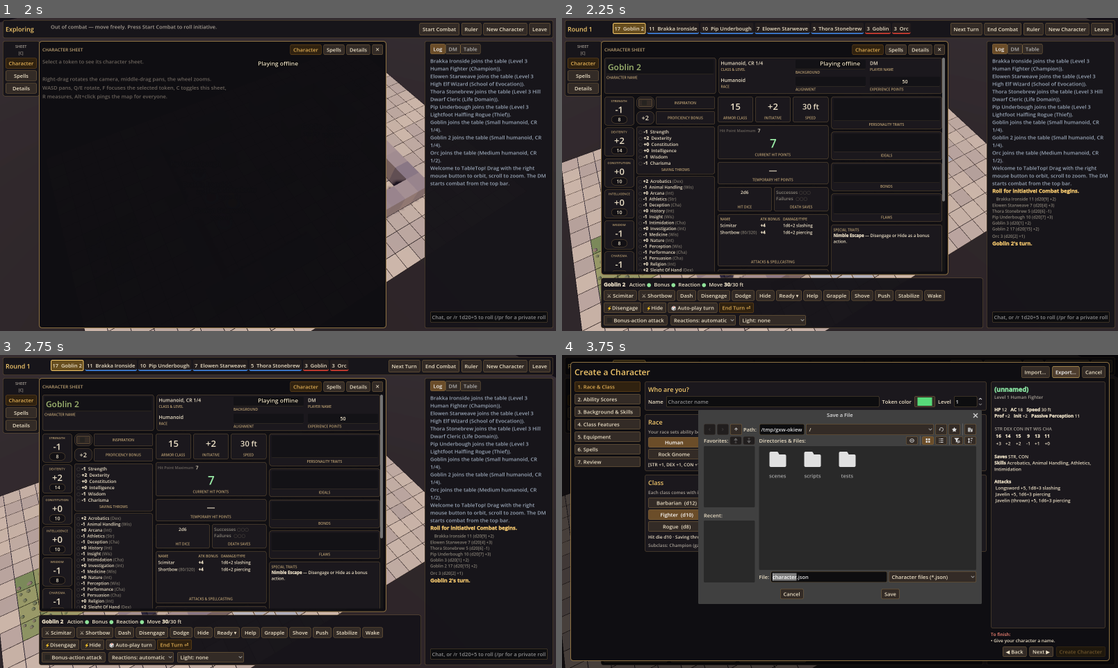
Above: before the commit, frames 1-4 (two rows, left to right).
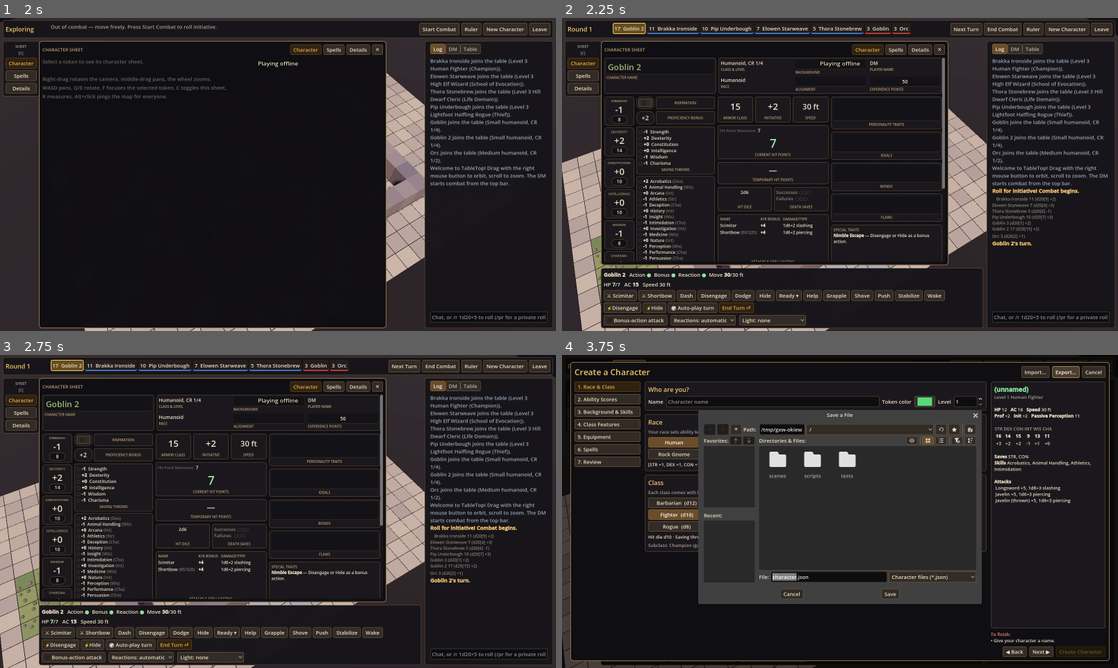
Above: after the commit, the same moments.

Repository: NathanGramm/TableTop
Game: Godot game, scene res://scenes/main.tscn
Same seed, same stepped clock (60 frames per second), same inputs: the game is played once before the commit and once after it.
Inputs (mouse positions are in pixels of both pictures, inside the frame that each line leads up to):
- Up to frame 1 (2 s): click (294, 133) at 0.52 s; type "12" at 0.6 s; click "Play Offline (solo / testing)" at 1.25 s
- Up to frame 2 (2.25 s): click "Start Combat" at 2 s
- Up to frame 3 (2.75 s): no input
- Up to frame 4 (3.75 s): click "New Character" at 2.75 s; click "New Character" at 3.5 s

Frame 1 is identical in both runs. In frame 2, 2.1% of the frame differs, in the area x 7-76%, y 54-87%; in frame 3, 2.0%; in frame 4, less than 0.1%.

Commit message:
Player vitals, a 3D ruler and range/area outlines
- The action bar shows HP (temp HP), AC, speed, death saves, spell
  slots per level, conditions, concentration and effects.
- The ruler measures from the selected creature (or a clicked square);
  PgUp/PgDn raise the far end, counting height as another grid axis.
- Attacks and spells outline their reach/range (long range fainter),
  area spells outline their template, and a line with the distance
  points at the hovered target, red when out of range.

Co-Authored-By: Claude Opus 5.5 (1M context) <noreply@anthropic.com>
Claude-Session: https://claude.ai/code/session_01WKUoqv8wbKBBiAeYsdDYan

Diff:
--- a/scripts/rules/grid.gd
+++ b/scripts/rules/grid.gd
@@ -59,6 +59,11 @@
 	if rule == "5":
 		return (diag + straight) * FT
 	return (diag + diag / 2 + straight) * FT
+
+
+## Distance with height: the flat distance counts as one leg, the height `dz` (squares) as the other.
+static func grid_distance_3d(dx: int, dy: int, dz: int, rule: String) -> int:
+	return grid_distance(grid_distance(dx, dy, rule) / FT, dz, rule)
 
 
 static func _gap(a_pos: Vector2i, a_n: int, b_pos: Vector2i, b_n: int) -> Vector2i:
--- a/scripts/ui/board.gd
+++ b/scripts/ui/board.gd
@@ -28,6 +28,9 @@
 var _layers: Dictionary = {}
 var _hover_marker: MeshInstance3D
 var _cost_label: Label3D
+var _guides: MeshInstance3D  # range/area outlines and measuring lines, redrawn by the HUD
+var _guide_verts := PackedVector3Array()
+var _guide_cols := PackedColorArray()
 var _left_down := false
 var _right_press := Vector2.ZERO
 var _state: Dictionary = {}
@@ -90,6 +93,16 @@
 	_cost_label.modulate = Color(1, 0.9, 0.5)
 	_cost_label.visible = false
 	add_child(_cost_label)
+	_guides = MeshInstance3D.new()
+	_guides.mesh = ImmediateMesh.new()
+	var gmat := StandardMaterial3D.new()
+	gmat.shading_mode = BaseMaterial3D.SHADING_MODE_UNSHADED
+	gmat.transparency = BaseMaterial3D.TRANSPARENCY_ALPHA
+	gmat.vertex_color_use_as_albedo = true
+	gmat.cull_mode = BaseMaterial3D.CULL_DISABLED
+	_guides.material_override = gmat
+	_guides.cast_shadow = GeometryInstance3D.SHADOW_CASTING_SETTING_OFF
+	add_child(_guides)
 
 
 func _make_layer(y: float) -> MultiMeshInstance3D:
@@ -135,9 +148,62 @@
 
 
 func show_cost(cell: Vector2i, text: String) -> void:
+	show_label(Vector3(cell.x + 0.5, 0.6, cell.y + 0.5), text)
+
+
+func show_label(pos: Vector3, text: String) -> void:
 	_cost_label.visible = text != ""
 	_cost_label.text = text
-	_cost_label.position = Vector3(cell.x + 0.5, 0.6, cell.y + 0.5)
+	_cost_label.position = pos
+
+
+func clear_guides() -> void:
+	_guide_verts.clear()
+	_guide_cols.clear()
+	_flush_guides()
+
+
+## A flat band from `a` to `b`, `w` wide; vertical bands turn to face along x.
+func guide_line(a: Vector3, b: Vector3, color: Color, w: float = 0.06) -> void:
+	_band(a, b, color, w)
+	_flush_guides()
+
+
+## Outlines the border of a set of squares on the floor.
+func outline_cells(cells: Array, color: Color) -> void:
+	var inside := {}
+	for c in cells:
+		inside[c] = true
+	var y := 0.035
+	for c: Vector2i in cells:
+		if not inside.has(c + Vector2i(0, -1)): _band(Vector3(c.x, y, c.y), Vector3(c.x + 1, y, c.y), color)
+		if not inside.has(c + Vector2i(0, 1)): _band(Vector3(c.x, y, c.y + 1), Vector3(c.x + 1, y, c.y + 1), color)
+		if not inside.has(c + Vector2i(-1, 0)): _band(Vector3(c.x, y, c.y), Vector3(c.x, y, c.y + 1), color)
+		if not inside.has(c + Vector2i(1, 0)): _band(Vector3(c.x + 1, y, c.y), Vector3(c.x + 1, y, c.y + 1), color)
+	_flush_guides()
+
+
+func _band(a: Vector3, b: Vector3, color: Color, w: float = 0.05) -> void:
+	var dir := (b - a).normalized()
+	var side := dir.cross(Vector3.UP)
+	side = (Vector3.RIGHT if side.length() < 0.01 else side.normalized()) * w / 2
+	a -= dir * w / 2
+	b += dir * w / 2
+	for v in [a - side, a + side, b + side, a - side, b + side, b - side]:
+		_guide_verts.append(v)
+		_guide_cols.append(color)
+
+
+func _flush_guides() -> void:
+	var im: ImmediateMesh = _guides.mesh
+	im.clear_surfaces()
+	if _guide_verts.is_empty():
+		return
+	im.surface_begin(Mesh.PRIMITIVE_TRIANGLES)
+	for i in _guide_verts.size():
+		im.surface_set_color(_guide_cols[i])
+		im.surface_add_vertex(_guide_verts[i])
+	im.surface_end()
 
 
 # ---------------- Map ----------------
--- a/scripts/ui/hud.gd
+++ b/scripts/ui/hud.gd
@@ -8,6 +8,7 @@
 const RAIL_W := 96
 const PREFS := "user://prefs.cfg"
 const SPELL_LEVEL_NAMES := ["Cantrips", "1st", "2nd", "3rd", "4th", "5th", "6th", "7th", "8th", "9th"]
+const SPELL_RANGE_COLOR := Color(0.65, 0.55, 1.0, 0.75)
 const LOG_COLORS := {"turn": "f2c66d", "attack": "f0e6d2", "damage": "ff8a7a", "heal": "8fe39a", "roll": "c9b8ff",
 	"chat": "ffffff", "death": "ff5a5a", "spell": "b0a0ff", "system": "9aa7b8", "info": "d8cfc0"}
 
@@ -625,6 +626,12 @@
 		head += "[color=#a69f94]Exploring: move freely, cast utility spells, rest.[/color]"
 	econ.append_text(head)
 	_action_box.add_child(econ)
+	var vitals := RichTextLabel.new()
+	vitals.bbcode_enabled = true
+	vitals.fit_content = true
+	vitals.scroll_active = false
+	vitals.append_text(_vitals_text(c))
+	_action_box.add_child(vitals)
 	if c.dead:
 		return
 
@@ -808,6 +815,38 @@
 	row_opts.add_child(lo)
 
 
+## The numbers a player checks every turn: HP, AC, speed, death saves, slots, conditions and effects.
+func _vitals_text(c: Dictionary) -> String:
+	var bits := PackedStringArray()
+	var f: float = 0.0 if c.max_hp <= 0 else float(c.hp) / c.max_hp
+	var hp_col := "8fe39a" if f > 0.5 else ("f2c66d" if f > 0.25 else "ff5a5a")
+	bits.append("HP [color=#%s][b]%d[/b][/color]/%d%s" % [hp_col, c.hp, c.max_hp, (" [color=#8fd3ff]+%d temp[/color]" % c.temp_hp) if c.temp_hp > 0 else ""])
+	bits.append("AC [b]%d[/b]" % eng.ac_of(c))
+	bits.append("Speed %d ft" % eng.speed_of(c))
+	if eng.is_dying(c):
+		var ds: Dictionary = c.death_saves
+		bits.append("Death saves [color=#8fe39a]%s[/color][color=#555]%s[/color] [color=#ff5a5a]%s[/color][color=#555]%s[/color]" % [
+			"✓".repeat(ds.successes), "○".repeat(3 - ds.successes), "✗".repeat(ds.failures), "○".repeat(3 - ds.failures)])
+	var sc: Dictionary = c.spellcasting
+	if not sc.is_empty():
+		for lv in range(1, 10):
+			var total: int = sc.slots[lv] + (sc.pact.max if not sc.pact.is_empty() and sc.pact.level == lv else 0)
+			if total > 0:
+				var left := eng.slots_left(c, lv)
+				bits.append("%s [color=#b0a0ff]%s[/color][color=#555]%s[/color]" % [SPELL_LEVEL_NAMES[lv], "●".repeat(left), "○".repeat(total - left)])
+	for k in eng.conditions_of(c):
+		if k != "incapacitated" or eng.conditions_of(c).size() == 1:
+			bits.append("[color=#ff9a6a]%s[/color]" % k.capitalize())
+	if c.exhaustion > 0:
+		bits.append("[color=#ff9a6a]Exhaustion %d[/color]" % c.exhaustion)
+	if not c.concentration.is_empty():
+		bits.append("[color=#b0a0ff]Concentrating: %s[/color]" % _esc(c.concentration.name))
+	for e in eng.effects_on(c):
+		if e.get("conditions", []).is_empty():
+			bits.append("[color=#c9b8ff]%s[/color]" % _esc(e.name))
+	return "   ".join(bits)
+
+
 func _slots_at_or_above(c: Dictionary, lv: int) -> int:
 	var n := 0
 	for l in range(lv, 10):
@@ -1029,6 +1068,9 @@
 			board.focus_on(selected)
 		elif event.keycode == KEY_R:
 			toggle_ruler()
+		elif mode == "ruler" and event.keycode in [KEY_PAGEUP, KEY_PAGEDOWN]:
+			mode_data["rise"] = mode_data.get("rise", 0) + (Grid.FT if event.keycode == KEY_PAGEUP else -Grid.FT)
+			_update_overlays()
 
 
 # ---------------- Overlays & prompt ----------------
@@ -1038,6 +1080,7 @@
 		return
 	for l in ["reach", "area", "path", "targets"]:
 		board.clear_layer(l)
+	board.clear_guides()
 	board.show_cost(Vector2i.ZERO, "")
 	var c := sel()
 	var prompt := ""
@@ -1053,14 +1096,24 @@
 				LIGHT_BRUSH + 1 + Grid.DIM: Color(0.5, 0.45, 0.3, 0.5), LIGHT_BRUSH + 1 + Grid.BRIGHT: Color(1.0, 0.9, 0.5, 0.5)}[painting[p]])
 			board.set_layer_colors("paint", cells, colors)
 		"ruler":
+			# Measures from the clicked square, or from the selected creature until one is clicked.
 			var start = mode_data.get("start")
+			var rise: int = mode_data.get("rise", 0)
 			prompt = "Ruler: click a starting square. R or right-click to stop."
-			if start != null and Grid.in_bounds(state.map, _hover_cell.x, _hover_cell.y):
-				var d := _hover_cell - (start as Vector2i)
-				var ft := Grid.grid_distance(d.x, d.y, state.settings.diagonal)
-				prompt = "Ruler: %d ft (%d squares). Click to start again; R or right-click to stop." % [ft, ft / Grid.FT]
-				board.set_layer("path", [start, _hover_cell], Color(1.0, 0.85, 0.3, 0.5))
-				board.show_cost(_hover_cell, "%d ft" % ft)
+			if (start != null or not c.is_empty()) and Grid.in_bounds(state.map, _hover_cell.x, _hover_cell.y):
+				var g: Vector2i = Grid._gap(c.pos, Grid.size_cells(c.csize), _hover_cell, 1) if start == null else (_hover_cell - (start as Vector2i)).abs()
+				var ft := Grid.grid_distance_3d(g.x, g.y, rise / Grid.FT, state.settings.diagonal)
+				var a: Vector2 = Grid.center(c) if start == null else Vector2(start) + Vector2(0.5, 0.5)
+				var top := Vector3(_hover_cell.x + 0.5, rise / float(Grid.FT), _hover_cell.y + 0.5)
+				var gold := Color(1.0, 0.85, 0.3, 0.9)
+				board.guide_line(Vector3(a.x, 0.06, a.y), top + Vector3(0, 0.06, 0), gold, 0.1)
+				if rise != 0:
+					board.guide_line(Vector3(top.x, 0.06, top.z), top, Color(gold, 0.6), 0.05)
+				board.set_layer("path", ([] if start == null else [start]) + [_hover_cell], Color(1.0, 0.85, 0.3, 0.5))
+				var h: String = "" if rise == 0 else " (%s%d ft)" % ["up " if rise > 0 else "down ", absi(rise)]
+				board.show_label(top + Vector3(0, 0.6, 0), "%d ft%s" % [ft, h])
+				prompt = "Ruler: %d ft (%d squares)%s from %s. Click to set the start; PgUp/PgDn changes height; R or right-click to stop." % [
+					ft, ft / Grid.FT, h, "there" if start != null else c.name]
 		"spawn":
 			prompt = "Click the map to place %s. Right-click to stop." % _spawn_target().label
 		"teleport":
@@ -1074,10 +1127,14 @@
 				if o.id != c.id and not o.dead and eng.validate_attack(c, o, p) == "":
 					valid.append_array(Grid.footprint(o))
 			board.set_layer("targets", valid, Color(1, 0.3, 0.25, 0.35))
+			board.outline_cells(_cells_within(c, p.normal if p.range == "ranged" else p.reach), Color(1, 0.45, 0.3, 0.85))
+			if p.range == "ranged" and p.long > p.normal:
+				board.outline_cells(_cells_within(c, p.long), Color(1, 0.45, 0.3, 0.35))
 			var hid := _token_at(_hover_cell, _hover_token)
 			if hid != "" and hid != c.id:
 				var t := eng.get_c(hid)
 				var err := eng.validate_attack(c, t, p)
+				_aim(c, Grid.center(t), eng.dist(c, t), err == "")
 				if err != "":
 					prompt = err
 				else:
@@ -1100,16 +1157,18 @@
 						if (not o.dead or tgt.get("allow_dead", false)) and (o.id == c.id or eng.dist(c, o) <= maxi(5, sp.range)):
 							in_range.append_array(Grid.footprint(o))
 					board.set_layer("targets", in_range, Color(0.6, 0.5, 1.0, 0.3))
+					board.outline_cells(_cells_within(c, maxi(5, sp.range)), SPELL_RANGE_COLOR)
+					var hid := _token_at(_hover_cell, _hover_token)
+					if hid != "" and hid != c.id:
+						var t := eng.get_c(hid)
+						_aim(c, Grid.center(t), eng.dist(c, t), eng.dist(c, t) <= maxi(5, sp.range))
 					if not picked.is_empty():
 						buttons.append(["Cast now", func(): _cast_now()])
 				"point":
 					prompt = "%s: choose a destination within %d ft." % [sp.name, sp.range]
-					var r := []
-					for y in range(c.pos.y - sp.range / 5, c.pos.y + sp.range / 5 + 1):
-						for x in range(c.pos.x - sp.range / 5, c.pos.x + sp.range / 5 + 1):
-							if Grid.in_bounds(state.map, x, y) and Grid.cell_at(state.map, x, y) != Grid.WALL and Grid.distance_to_cell(state, c, Vector2i(x, y)) <= sp.range:
-								r.append(Vector2i(x, y))
+					var r := _cells_within(c, sp.range).filter(func(p): return Grid.cell_at(state.map, p.x, p.y) != Grid.WALL)
 					board.set_layer("reach", r, Color(0.5, 0.4, 1.0, 0.25))
+					board.outline_cells(r, SPELL_RANGE_COLOR)
 				"area":
 					prompt = "%s: aim with the mouse and click." % sp.name if tgt.origin == "self" else "%s: choose the center (range %d ft)." % [sp.name, sp.range]
 					if Grid.in_bounds(state.map, _hover_cell.x, _hover_cell.y):
@@ -1118,6 +1177,10 @@
 						var col: Color = board.DAMAGE_COLORS.get(dtype, Color(0.7, 0.6, 1.0))
 						var out_of_range: bool = tgt.origin == "point" and Grid.distance_to_cell(state, c, _hover_cell) > sp.range
 						board.set_layer("area", cells, Color(col, 0.2) if out_of_range else Color(col, 0.5))
+						board.outline_cells(cells, Color(col, 0.4) if out_of_range else Color(col, 0.95))
+						if tgt.origin == "point":
+							board.outline_cells(_cells_within(c, sp.range), SPELL_RANGE_COLOR)
+							_aim(c, Vector2(_hover_cell) + Vector2(0.5, 0.5), Grid.distance_to_cell(state, c, _hover_cell), not out_of_range)
 						var hit := Grid.creatures_in_cells(state, cells).map(func(o): return o.name)
 						if not hit.is_empty():
 							prompt += "  Hits: " + ", ".join(hit)
@@ -1165,6 +1228,25 @@
 	_prompt_panel.reset_size()
 	_prompt_panel.offset_left = -_prompt_panel.size.x / 2
 	_prompt_panel.offset_right = _prompt_panel.size.x / 2
+
+
+## Squares within `ft` of creature `c` by the table's diagonal rule, clipped to the map.
+func _cells_within(c: Dictionary, ft: int) -> Array:
+	var out := []
+	var n := ft / Grid.FT
+	var size := Grid.size_cells(c.csize)
+	for y in range(maxi(0, c.pos.y - n), mini(state.map.height, c.pos.y + size + n)):
+		for x in range(maxi(0, c.pos.x - n), mini(state.map.width, c.pos.x + size + n)):
+			if Grid.distance_to_cell(state, c, Vector2i(x, y)) <= ft:
+				out.append(Vector2i(x, y))
+	return out
+
+
+## A line from `c` to the aimed point with the distance over it; red when it's out of reach.
+func _aim(c: Dictionary, to: Vector2, ft: int, ok: bool) -> void:
+	var a := Grid.center(c)
+	board.guide_line(Vector3(a.x, 0.06, a.y), Vector3(to.x, 0.06, to.y), Color(1, 0.95, 0.8, 0.85) if ok else Color(1, 0.3, 0.25, 0.85))
+	board.show_label(Vector3(to.x, 0.9, to.y), "%d ft" % ft)
 
 
 # ---------------- Log & chat ----------------
--- a/scripts/ui/selftest.gd
+++ b/scripts/ui/selftest.gd
@@ -408,6 +408,13 @@
 	h._on_cell_pressed(Vector2i(1, 1), "")
 	h._on_hover(Vector2i(4, 5), "")
 	check("Ruler: 20 ft" in h._prompt.text, "ruler measures 5-ft diagonals: " + h._prompt.text)
+	for i in 6:
+		var up := InputEventKey.new()
+		up.keycode = KEY_PAGEUP
+		up.pressed = true
+		h._unhandled_key_input(up)
+	check("Ruler: 30 ft" in h._prompt.text and "up 30 ft" in h._prompt.text, "ruler measures height too: " + h._prompt.text)
+	await shot("24_ruler_height")
 	h.toggle_ruler()
 	check(h.mode == "", "ruler off")
 	Net.send({"type": "ping", "pos": Vector2i(5, 5)})
--- a/tests/test_dice_grid.gd
+++ b/tests/test_dice_grid.gd
@@ -28,6 +28,9 @@
 	eq(Grid.grid_distance(3, 3, "5"), 15, "PHB: diagonals cost 5 ft")
 	eq(Grid.grid_distance(3, 3, "5-10-5"), 20, "DMG: diagonals alternate 5/10")
 	eq(Grid.grid_distance(4, 1, "5-10-5"), 20, "mixed move")
+	eq(Grid.grid_distance_3d(3, 0, 4, "5"), 20, "PHB 3D: longest axis")
+	eq(Grid.grid_distance_3d(2, 2, 2, "5-10-5"), 20, "DMG 3D: flat leg then height")
+	eq(Grid.grid_distance_3d(0, 0, 3, "5"), 15, "straight up")
 	var a := add("monster", "goblin", Vector2i(2, 2))
 	var o := add("monster", "ogre", Vector2i(4, 2))
 	eq(Grid.distance(state, c(a), c(o)), 10, "distance to nearest square of a large creature")
Not shown, changed: README.md
